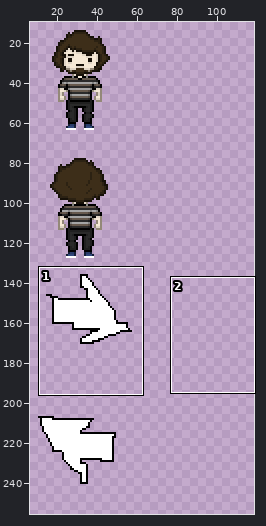
File history of a sprite sheet, build/assets/main_character.png. The first picture is a wide view before the edit; the outline marks the close-up.
Close-up. First the earlier version:
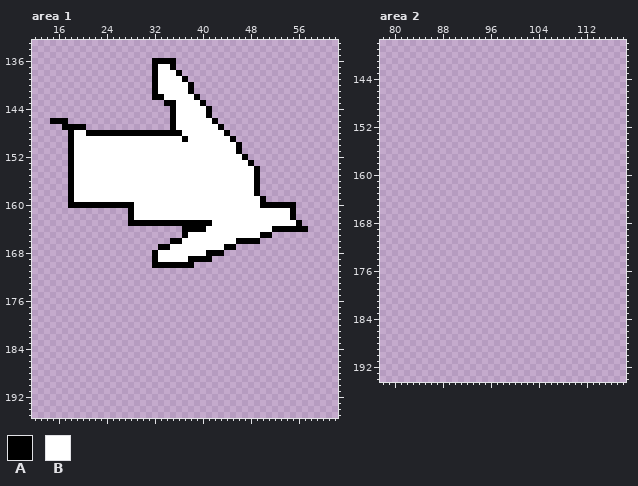
The file is 256x256 pixels. Colours within 5 levels of each other are drawn and written as one. Shown: area 1: x 12..62, y 133..195; area 2: x 78..118, y 138..194. The wide view leaves out empty margins. The commit also changed other parts of the picture, which this record leaves out.
Palette (. is transparent): A #000000  B #ffffff
Pixels before, area 1 (only the part around the change), first column x 12:
133 ...................................................
134 ...................................................
135 ...................................................
136 ....................AAAA...........................
137 ....................ABBA...........................
138 ....................ABBBA..........................
139 ....................ABBBBA.........................
140 ....................ABBBBBA........................
141 ....................ABBBBBA........................
142 ....................AABBBBBA.......................
143 ......................AABBBBA......................
144 .......................ABBBBBA.....................
145 .......................ABBBBBA.....................
146 ...AAA.................ABBBBBBA....................
147 .....AAAA..............ABBBBBBBA...................
148 ......ABBAAAAAAAAAAAAAAAABBBBBBBA..................
149 ......ABBBBBBBBBBBBBBBBBBABBBBBBBA.................
150 ......ABBBBBBBBBBBBBBBBBBBBBBBBBBBA................
151 ......ABBBBBBBBBBBBBBBBBBBBBBBBBBBA................
152 ......ABBBBBBBBBBBBBBBBBBBBBBBBBBBBA...............
153 ......ABBBBBBBBBBBBBBBBBBBBBBBBBBBBBA..............
154 ......ABBBBBBBBBBBBBBBBBBBBBBBBBBBBBBA.............
155 ......ABBBBBBBBBBBBBBBBBBBBBBBBBBBBBBA.............
156 ......ABBBBBBBBBBBBBBBBBBBBBBBBBBBBBBA.............
157 ......ABBBBBBBBBBBBBBBBBBBBBBBBBBBBBBA.............
158 ......ABBBBBBBBBBBBBBBBBBBBBBBBBBBBBBA.............
159 ......ABBBBBBBBBBBBBBBBBBBBBBBBBBBBBBBA............
160 ......AAAAAAAAAAABBBBBBBBBBBBBBBBBBBBBAAAAAA.......
161 ................ABBBBBBBBBBBBBBBBBBBBBBBBBBA.......
162 ................ABBBBBBBBBBBBBBBBBBBBBBBBBBA.......
163 ................AAAAAAAAAAAAAABBBBBBBBBBBBBBA......
164 .........................AAAABBBBBBBBBBBAAAAAA.....
165 .........................ABBBBBBBBBBBBAA...........
166 .......................AABBBBBBBBBAAAA.............
167 .....................AABBBBBBBBBAA.................
168 ....................ABBBBBBBBAAA...................
169 ....................ABBBBBAAAA.....................
170 ....................AAAAAAA........................
171 ...................................................
172 ...................................................
173 ...................................................
174 ...................................................
175 ...................................................
176 ...................................................
177 ...................................................
178 ...................................................
179 ...................................................
180 ...................................................
181 ...................................................
182 ...................................................
183 ...................................................
184 ...................................................
185 ...................................................
186 ...................................................
187 ...................................................
188 ...................................................
189 ...................................................
190 ...................................................
191 ...................................................
192 ...................................................
193 ...................................................
194 ...................................................
195 ...................................................
And afterwards:
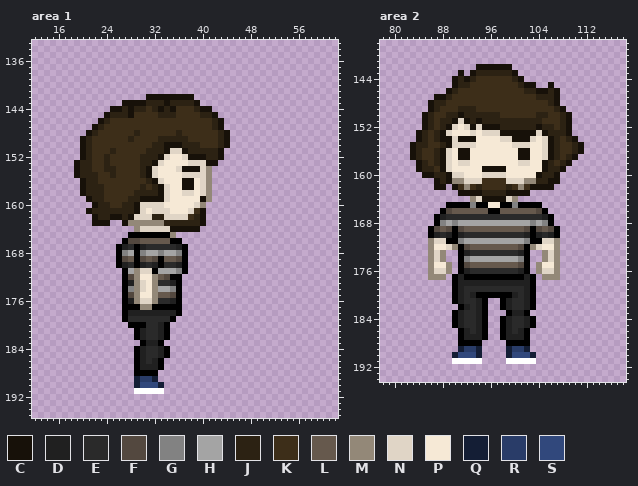
Colours new in this view: C #171109  D #202020  E #2a2a2a  F #53483f  G #828282  H #a4a4a4  J #2c2213  K #3d2e19  L #66594d  M #938878  N #e0d5c6  P #f6e9d6  Q #141e35  R #293c68  S #31487c
Diff:
Changed rows in their new state; - is an unchanged pixel.
Area 1:
first column x 15:
136 -----------------....----------------------
137 -----------------....----------------------
138 -----------------.....---------------------
139 -----------------......--------------------
140 -----------------.......-------------------
141 -----------------.......-------------------
142 ----------------CCCCCCCC.------------------
143 ------------CCCCJJJCJJJJC.-----------------
144 ----------CCJCJJKJCJCKKKJCC----------------
145 ---------CJJJCKKKKJJJKKKKJJC---------------
146 ...-----CJKKKKKKKKKKKKKKKKKJC--------------
147 --....-CJKKKKKKKKKKKKKKKKKKJC--------------
148 ---...CJKKKKKKJKKKKKKJKKKKKKJC-------------
149 ---..CJKKKKKKJKKKKJJJJJKKKKKJC.------------
150 ---..CJKKKKKKKKKKJJCCCJJJKKKJC..-----------
151 ---..CJKKKJKKKKKJJJCNNCJJJJJC...-----------
152 ---..CJKKJKKKKKJJJCNPPNCCCJJC....----------
153 ---.CJJKKJKKKKKJJCNPPPPNNNCC......---------
154 ---.CJJKKJJKKKKJCNPPPNCCCNM........--------
155 ---.CJJJKKJKKKKJCNPPPPNNNNM........--------
156 ---..CJJKKKKKKKKJCNPPPCCPNM........--------
157 ---..CJJJKKKKKKJKJCNPPCCPNM........--------
158 ---..CJJJKKKKKJJJJCNPPNNPNM........--------
159 ---...CJJKKKKJJCCCCNPPPPPCM.........-------
160 ---....CJJKKJJCNNNNPPPPPNM...............--
161 ------CJJJJJJJCNPNNNPPPNKC...............--
162 -------CJJCCJCNNNJJNNNNKJC...............--
163 -------CCC--CMMMMMMJJJJJJC................-
164 --------------MNNNNNCCCCC..................
165 -------------AAAAAAAM-...............------
166 ------------AFFLLLLL--.............--------
167 -----------ADEADEEEEEDA........------------
168 -----------AGHAGHHGHHGA......--------------
169 -----------AFLAFLFALLFA....----------------
170 -----------ADEADED-EED-.-------------------
171 ------------AHMNNAHHHGA--------------------
172 ------------AFMPPMLFAA---------------------
173 ------------ADMNPMEEDA---------------------
174 ------------AGMNPMHHGA---------------------
175 ------------AFMPPMLLFA---------------------
176 ------------ADMNNMEEDA---------------------
177 ------------AAAMMAAAAA---------------------
178 ------------ADDDDDDDDA---------------------
179 ------------AEEEEEEEA----------------------
180 -------------AAAEEDA-----------------------
181 --------------ADEEDA-----------------------
182 --------------ADEEDA-----------------------
183 ---------------ADDA------------------------
184 --------------ADEEDA-----------------------
185 --------------ADEEDA-----------------------
186 --------------ADEDA------------------------
187 --------------ADDDA------------------------
188 --------------AAAA-------------------------
189 --------------QRRQ-------------------------
190 --------------QSSSQ------------------------
191 --------------BBBBB------------------------
Area 2:
first column x 83:
142 -----------CCCCCC------------
143 --------C-CJJJJJJC-----------
144 -------CJCJKKKKKKJC----------
145 -------CJJKKKKKKKKJCC--C-----
146 ------CJKKKKKKKKKKKJJCCJC----
147 ----CCJKKKKKKKKKKKKKKJJJC----
148 ---CJJKKKKKKKKKKKKKKKKKJC----
149 ---CJKKKJJJKKKKKKKKKKKKKJC---
150 --CJKKJJCJJJJJJKKKKKKJJKKJC--
151 --CJKJJCNCJCJJJJJJJJJJKKKJC--
152 --CJKJCNPNCNCCCJJJJJJCJJKJC--
153 -CJKJCNPPPNPNNNCCCCCCNCJJJC--
154 -CJKJCCNCCCPPPPNNCCCNPNCJKJC-
155 CJJKKJCNNNNPPPPPPNNNPPNCJKKJC
156 CJKKJCNPCCPPPPPPPPCCPPNCJKKJC
157 CJKKJCNPCCPPPPPPPPCCPPNCJKJC-
158 -CJKJCNPNNPPPPPPPPNNPPCJKJC--
159 -CJJKCNPPPPPCCCCPPPPPPCJJC---
160 --CCJJCNNPPPNNNNPPPPPCJJC----
161 ----CJCMMNNNKKKKNNNMMJJCC----
162 ----CC-CKMKJKKKKJKMKCCCC-----
163 --------CCCCJJJJCCCC---------
164 ----------MNCCCCNM-----------
165 ------AAAAGAAPPAAGAAAA-------
166 -----AFLLLLLLAALLLLLLFA------
167 ----ADEEEEEEEEEEEEEEEEDA-----
168 ----AGHGHHHHHHHHHHHHGHGA-----
169 ---AFLFAFLLLLLLLLLLFAFLFA----
170 ---ADEDADEEEEEEEEEEDADEDA----
171 ---MNNAAGHHHHHHHHHHGAANNM----
172 ---MPPNMAFLLLLLLLLFAMNPPM----
173 ---MNM--ADEEEEEEEEDA--MNM----
174 ---MNM--AGHHHHHHHHGA--MNM----
175 ---MPPM-AFLLLLLLLLFA-MPPM----
176 ---MNNM-ADEEEEEEEEDA-MNNM----
177 ---MMM-ADAAAAAAAAAADA-MMM----
178 -------ADDDDDDDDDDDDA--------
179 -------ADEEEEEEEEEEDA--------
180 -------ADEDAAAAAADEDA--------
181 -------ADEEDA--ADEEDA--------
182 --------ADEDA--ADEEDA--------
183 -------ADEEDA---ADDA---------
184 -------ADEEDA--ADEEDA--------
185 -------ADEEDA--ADEEDA--------
186 --------ADEDA--ADEDA---------
187 --------ADDDA--ADDDA---------
188 --------AAAA----AAAA---------
189 --------QRRQ----QRRQ---------
190 -------QSSSQ----QSSSQ--------
191 -------BBBBB----BBBBB--------
Changed places in both close-ups, as pixel boxes (x1, y1, x2, y2):
changed: (50, 58, 308, 394)
added: (410, 64, 584, 364)
